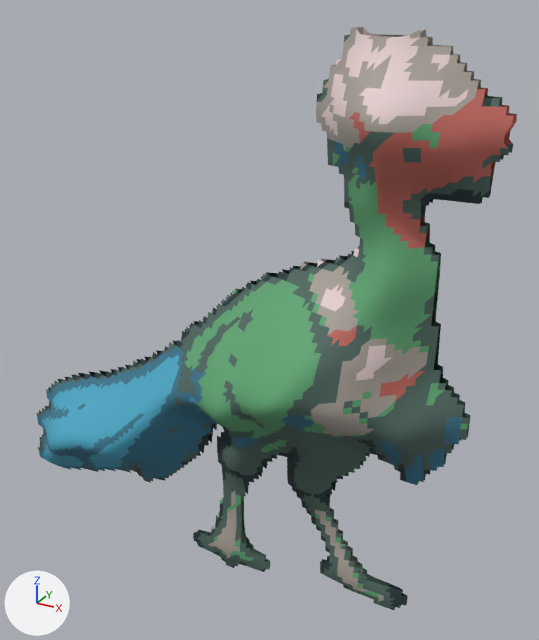
What one commit did to the glTF model phaser-game/public/assets/models3d/moransae.glb.
Both versions are drawn from a 50 mm camera at (652.0, -962.0, 1029.0) aimed at (92.0, 56.0, 520.0). Every picture has the same lights, and +X, +Y and +Z are marked at lower left. The first picture is the older version. Vertices at exactly the same position are counted once.

In view in the first picture: 'moransae'.
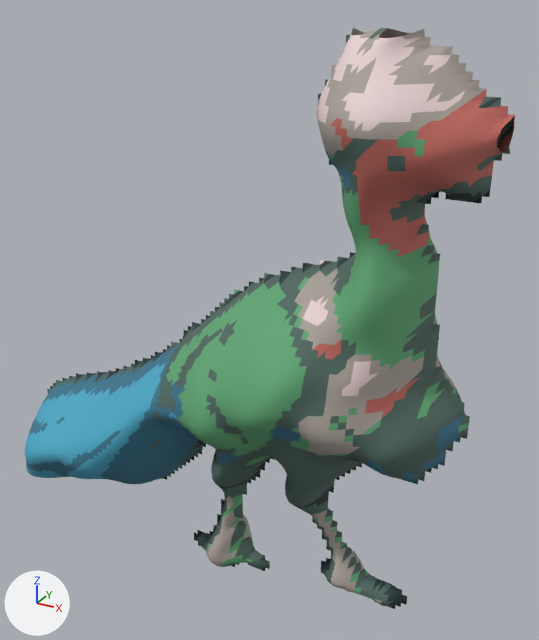
The edits, one by one:
me_moransae is used by ob_moransae; location (0.0, 0.0, 0.0).
me_moransae had 7910 vertices, 14576 faces and spanned x -445.0..464.0, y -165.0..165.0, z 9.0..987.0.
me_moransae now has 7281 vertices, 14411 faces and spans x -445.0..464.0, y -201.0..201.0, z 9.0..987.0.
me_moransae part 1: the loose piece of 3955 vertices spanning x -445.0..464.0, y -165.0..-2.0, z 9.0..987.0 is rebuilt with 7281 vertices and now spans x -445.0..464.0, y -201.0..201.0, z 9.0..987.0.
me_moransae part 2: the loose piece of 3955 vertices spanning x -445.0..464.0, y 2.0..165.0, z 9.0..987.0 is deleted.

Changed parts and their boxes (x1, y1, x2, y2) in the pictures (539 x 640 px):
'moransae', reshaped
    before: (37, 27, 517, 610)
    after: (25, 28, 515, 609)
part 1 of me_moransae, rebuilt
    before: (37, 28, 514, 610)
    after: (25, 28, 515, 609)
part 2 of me_moransae, deleted (mostly hidden)
    before: (38, 27, 517, 608)
